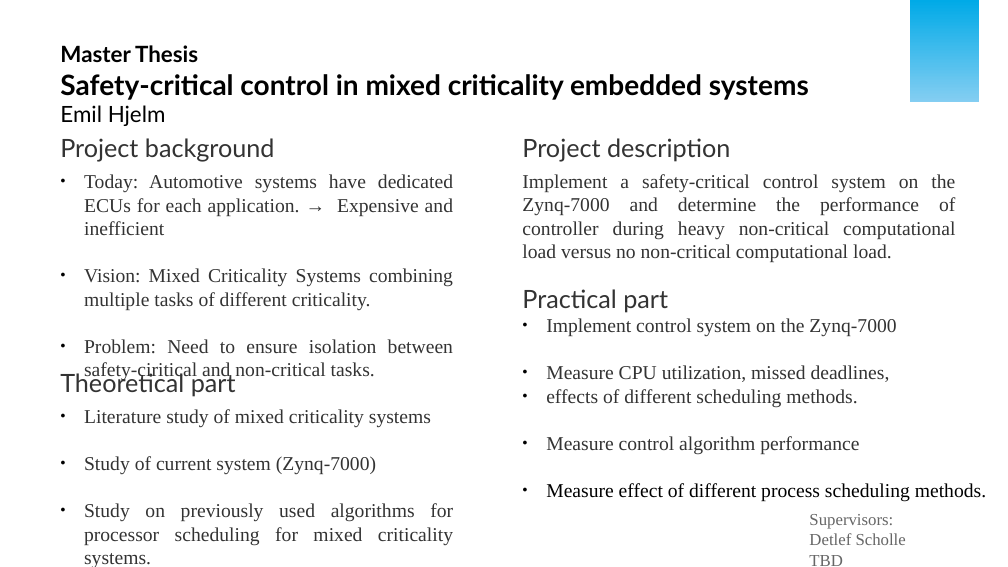
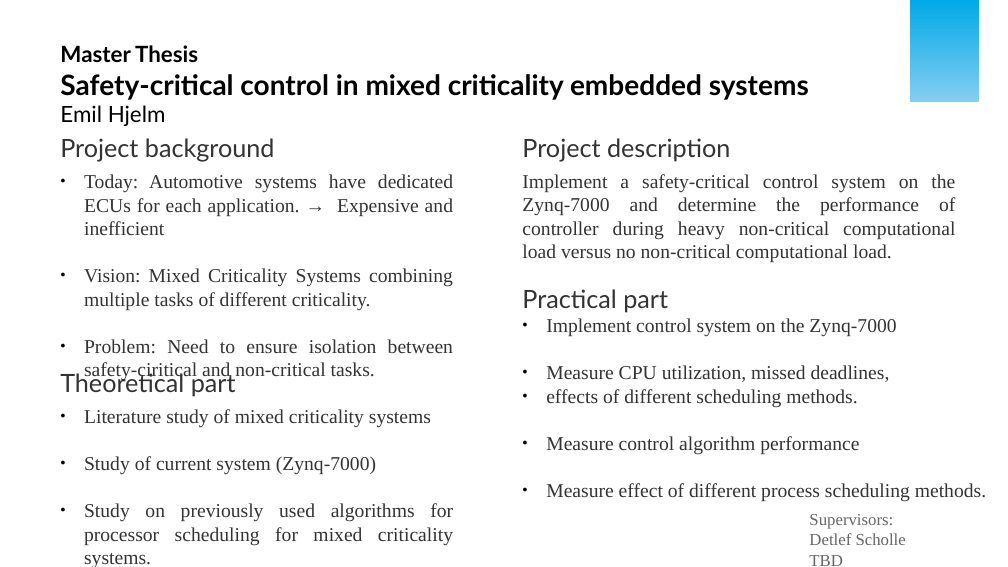
Before and after one commit to afcmrp/exjobb, a slide deck: slide 1 of Admin/presentation_20170127.odp. Drawn at 1008x567 pixels with LibreOffice and Linux fonts; fonts in the diff are those of the drawing; background and template pictures are left out. Boxes give left, top, right and bottom in pixels: in the first picture for what was removed or moved away, otherwise in the second. Text is boxed around its words. In the diff, an @@ line names an element or a change of style, - is before the commit and + after.

Commit message:
minor fixes

```diff
--- a/Admin/presentation_20170127.odp
+++ b/Admin/presentation_20170127.odp
@@ text at <box>546,483,986,502</box>: text colour #000000 to #333333 in "Measure effect of different process scheduling methods." @@
```
